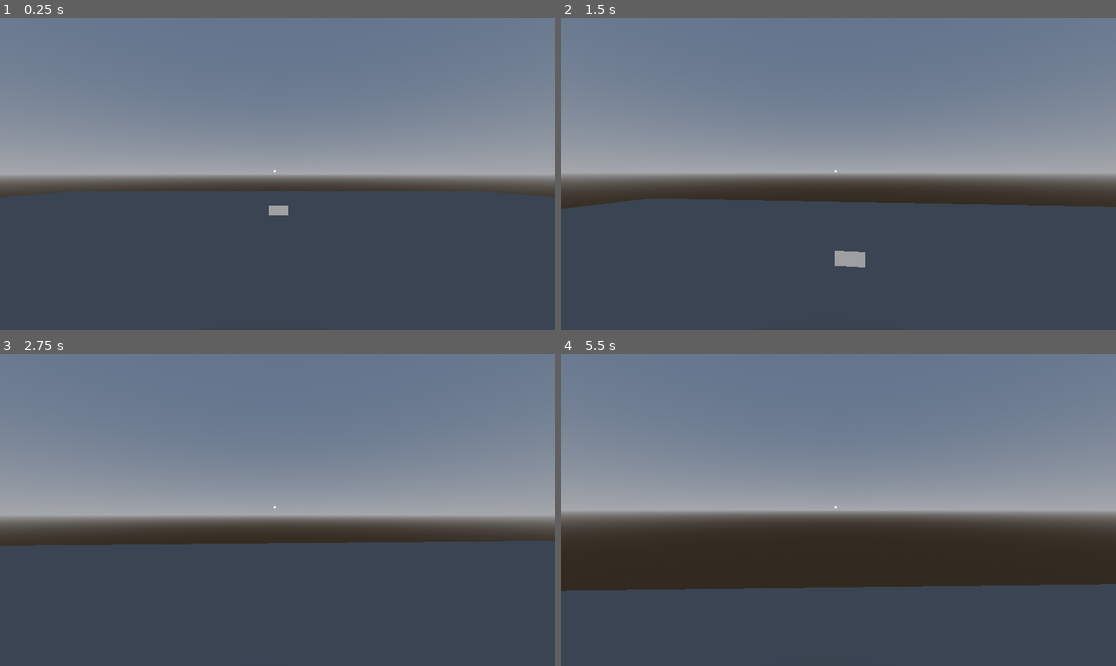
Above: before the commit, frames 1-4 (two rows, left to right).
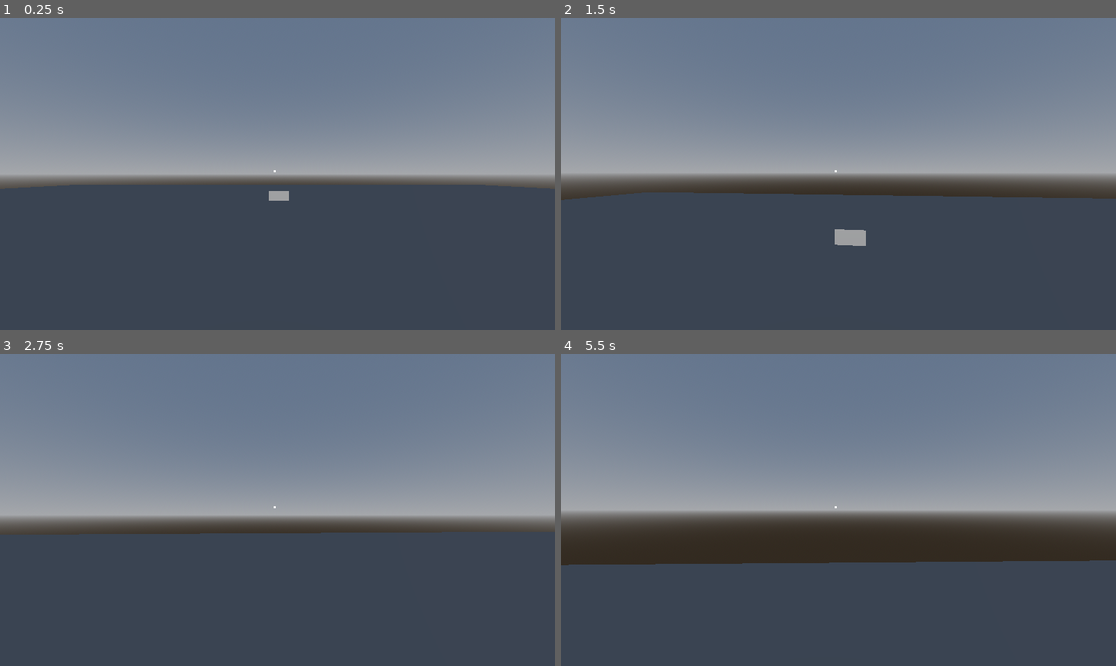
Above: after the commit, the same moments.

Repository: arch-it-ect-9/player-drop-in-scene
Game: Godot game, scene res://test_level.tscn
The game is run twice, just before and just after one commit, with the same random seed, the same clock (stepped at 60 frames per second) and the same inputs.
Inputs (mouse positions are in pixels of both pictures, inside the frame that each line leads up to):
- Up to frame 1 (0.25 s): no input
- Up to frame 2 (1.5 s): tap Enter at 0.5 s; move the mouse to (866, 174) at 0.52 s; hold W (move_forward) from 0.53 s (still down); tap H at 0.6 s; tap Space (jump) at 0.77 s; tap J at 0.8, 1.35 s; move the mouse to (810, 174) at 1.27 s
- Up to frame 3 (2.75 s): keep holding W (move_forward); tap Space (jump) at 1.52 s; tap H at 1.55 s; move the mouse to (288, 503) at 2.02 s; hold Q (drop_item) from 2.03 s (still down); tap J at 2.3 s
- Up to frame 4 (5.5 s): keep holding W (move_forward); move the mouse to (832, 516) at 2.77 s; release Q (drop_item) at 2.78 s; click (832, 516) at 2.85 s; tap Space (jump) at 3.02, 3.77, 4.52 s; tap H at 3.05, 4.55, 5.1 s; move the mouse to (877, 513) at 3.52 s; hold E (interact) 3.53-4.28 s; tap J at 3.8, 5.3 s; move the mouse to (794, 506) at 4.27 s; tap Shift (sprint) at 4.35 s; move the mouse to (844, 510) at 5.02 s

The runs differ from the first frame. In frame 1, 1.4% of the frame differs, in the area x 0-100%, y 53-64%; in frame 2, 2.9%; in frame 3, 3.2%; in frame 4, 7.9%, in the area x 0-100%, y 66-76%.

Commit message:
Latest stable version. Hold and Idle states set. Prepping for hand bone effects.

Diff:
--- a/pickup_cube.tscn
+++ b/pickup_cube.tscn
@@ -12,7 +12,7 @@
 size = Vector3(0.5, 0.5, 0.5)
 
 [node name="PickupCube" type="RigidBody3D"]
-collision_layer = 2
+collision_layer = 4
 script = ExtResource("1_ac8nd")
 
 [node name="CollisionShape3D" type="CollisionShape3D" parent="."]
--- a/player.gd
+++ b/player.gd
@@ -7,6 +7,9 @@
 @export var air_accel := 4.0
 @export var jump_velocity := 4.8
 
+@export var right_hand_socket_path: NodePath
+@onready var right_hand_socket: Node3D = get_node_or_null(right_hand_socket_path) as Node3D
+
 @export_category("Look")
 @export var mouse_sensitivity := 0.0022
 @export_range(0.0, 89.9, 0.1) var max_pitch_degrees := 89.0
@@ -25,6 +28,10 @@
 @export_category("Combat")
 @export var melee_cooldown := 1.0
 
+@export_category("Animation")
+@export var anim_tree_path: NodePath
+@export var debug_anim: bool = false
+
 @onready var head: Node3D = $Head
 @onready var camera: Camera3D = $Head/Camera3D
 @onready var interact_ray: RayCast3D = $Head/InteractRay
@@ -32,9 +39,16 @@
 @onready var hud: CanvasLayer = $HUD
 @onready var crosshair: Control = $HUD/Crosshair
 
+@onready var anim_tree: AnimationTree = get_node_or_null(anim_tree_path) as AnimationTree
+var anim_playback: AnimationNodeStateMachinePlayback = null
+
+
 var held_item: PickupCube = null
 var _held_snapped := false
 var _melee_timer := 0.0
+
+var _was_holding: bool = false
+var _warned_anim_playback_missing: bool = false
 
 var _gravity: float
 var _pitch_rad := 0.0
@@ -51,9 +65,48 @@
 	interact_ray.enabled = true
 	print_debug("[Player] _ready() gravity=%s max_pitch_deg=%s interact_range=%s" % [_gravity, max_pitch_degrees, interact_range]) # debug
 
+	# AnimationTree wiring (optional; fail gracefully if missing)
+	if anim_tree == null:
+		push_warning("[Player] anim_tree is null. anim_tree_path not set or path invalid.")
+	else:
+		anim_tree.active = true
+		print("[Player] anim_tree resolved -> ", anim_tree.get_path())
+		print("[Player] anim_tree.tree_root -> ", anim_tree.tree_root)
+
+		anim_playback = anim_tree.get("parameters/playback") as AnimationNodeStateMachinePlayback
+		if anim_playback == null:
+			push_warning("[Player] anim_playback is null. Tree Root may not be StateMachine or tree not configured.")
+		else:
+			print("[Player] anim_playback current -> ", anim_playback.get_current_node())
+
 	Input.set_mouse_mode(Input.MOUSE_MODE_CAPTURED)
 	camera.current = true
 	print_debug("[Player] mouse captured; camera.current=%s" % [camera.current]) # debug
+
+	# Ensure initial state is consistent (guarded; will no-op if anim not wired)
+	_set_character_hold_state(false, true)
+
+	if right_hand_socket == null:
+		push_warning("[Player] right_hand_socket_path not assigned or invalid.")
+
+
+func _set_character_hold_state(is_holding: bool, force: bool = false) -> void:
+	if (not force) and is_holding == _was_holding:
+		return
+	_was_holding = is_holding
+
+	if anim_playback == null:
+		if not _warned_anim_playback_missing:
+			_warned_anim_playback_missing = true
+			push_warning("[Player] _set_character_hold_state called but anim_playback is null")
+		return
+
+	var state_name := "Hold" if is_holding else "Idle"
+	print("[Player] ANIM travel request -> ", state_name, " (held_item=", held_item, ")")
+	if debug_anim:
+		print("ANIM travel -> %s" % state_name)
+	anim_playback.travel(state_name)
+	print("[Player] ANIM current after travel -> ", anim_playback.get_current_node())
 
 func _unhandled_input(event: InputEvent) -> void:
 	# Toggle mouse capture (Esc)
@@ -61,6 +114,15 @@
 		print_debug("[Player] ui_cancel pressed; toggling mouse capture") # debug
 		_toggle_mouse_capture()
 		return
+
+	# Temporary manual animation override (debug)
+	if event is InputEventKey and event.pressed and not event.echo:
+		if event.keycode == KEY_H:
+			_set_character_hold_state(true, true)
+			return
+		if event.keycode == KEY_J:
+			_set_character_hold_state(false, true)
+			return
 
 	# Ignore gameplay inputs if we don't have captured mouse
 	if Input.get_mouse_mode() != Input.MOUSE_MODE_CAPTURED:
@@ -140,7 +202,8 @@
 	if held_item != null and not _held_snapped:
 		var t: float = clampf(hold_lerp_speed * delta, 0.0, 1.0)
 		var curr_xform: Transform3D = Transform3D(held_item.global_transform.basis, held_item.global_transform.origin)
-		var target_xform: Transform3D = Transform3D(hold_point.global_transform.basis, hold_point.global_transform.origin)
+		var target_node: Node3D = right_hand_socket if right_hand_socket != null else hold_point
+		var target_xform: Transform3D = Transform3D(target_node.global_transform.basis, target_node.global_transform.origin)
 		# Position lerp
 		curr_xform.origin = curr_xform.origin.lerp(target_xform.origin, t)
 		# Rotation slerp using Basis.slerp
@@ -149,8 +212,14 @@
 
 		# Finalize (snap/reparent) when close enough
 		if curr_xform.origin.distance_to(target_xform.origin) <= hold_snap_distance:
-			held_item.on_picked_up(hold_point, true)
+			if right_hand_socket:
+				held_item.reparent(right_hand_socket)
+				held_item.transform = Transform3D.IDENTITY
+			else:
+				push_warning("[Player] RightHandSocket not found. Keeping current parent as fallback.")
 			_held_snapped = true
+			# Trigger Hold only once pickup is finalized (snapped into hand)
+			_set_character_hold_state(true)
 
 	# Log only when we detect a hitch.
 	if delta >= _DEBUG_SPIKE_DELTA_SEC or (_after_move_and_slide_usec - _frame_start_usec) >= _DEBUG_SPIKE_COST_USEC:
@@ -182,6 +251,8 @@
 	# Parent to the current scene root (world)
 	var drop_parent: Node = get_tree().get_current_scene() if get_tree().get_current_scene() != null else get_parent()
 	var drop_transform: Transform3D = held_item.global_transform
+	if right_hand_socket:
+		drop_transform.origin = right_hand_socket.global_transform.origin
 
 	# Call the pickup's drop helper which reparents and restores collisions/physics
 	held_item.on_dropped(drop_parent, drop_transform)
@@ -194,6 +265,7 @@
 	# Clear held state
 	held_item = null
 	_held_snapped = false
+	_set_character_hold_state(false)
 
 func _try_pickup() -> void:
 	if held_item != null:
--- a/player.tscn
+++ b/player.tscn
@@ -1,6 +1,7 @@
-[gd_scene load_steps=3 format=3 uid="uid://b3gqjpq5gcrs1"]
+[gd_scene load_steps=4 format=3 uid="uid://b3gqjpq5gcrs1"]
 
 [ext_resource type="Script" uid="uid://dlgla71iwca0b" path="res://player.gd" id="1_4flbx"]
+[ext_resource type="PackedScene" uid="uid://bordqsg5k5ij0" path="res://tack_truck_cook_visual.tscn" id="2_onrkg"]
 
 [sub_resource type="CapsuleShape3D" id="CapsuleShape3D_sh265"]
 radius = 0.35
@@ -8,19 +9,26 @@
 
 [node name="Player" type="CharacterBody3D"]
 script = ExtResource("1_4flbx")
+anim_tree_path = NodePath("Visuals/TacoTruckCookVisual/AnimationTree")
 
 [node name="CollisionShape3D" type="CollisionShape3D" parent="."]
+transform = Transform3D(1, 0, 0, 0, 1, 0, 0, 0, 1, 0, 0.7626661, 0)
 shape = SubResource("CapsuleShape3D_sh265")
 
 [node name="Head" type="Node3D" parent="."]
-transform = Transform3D(1, 0, 0, 0, 1, 0, 0, 0, 1, 0, 1.4, 0)
+transform = Transform3D(1, 0, 0, 0, 1, 0, 0, 0, 1, 0, 1.4, -0.18575372)
 
 [node name="Camera3D" type="Camera3D" parent="Head"]
+cull_mask = 1048573
 current = true
 
+[node name="HandTarget" type="Marker3D" parent="Head/Camera3D"]
+transform = Transform3D(1, 0, 0, 0, 1, 0, 0, 0, 1, 0.21892929, -0.28544313, -0.41738895)
+
 [node name="InteractRay" type="RayCast3D" parent="Head"]
+exclude_parent = false
 target_position = Vector3(0, 0, -3)
-collision_mask = 3
+collision_mask = 4
 
 [node name="HoldPoint" type="Marker3D" parent="Head"]
 transform = Transform3D(0.9547608, 0.11619362, 0.27373502, 0, 0.92050487, -0.39073113, -0.29737487, 0.37305477, 0.87886196, 0.33, -0.135, -1.145)
@@ -48,3 +56,7 @@
 layout_mode = 0
 offset_right = 4.0
 offset_bottom = 4.0
+
+[node name="Visuals" type="Node3D" parent="."]
+
+[node name="TacoTruckCookVisual" parent="Visuals" instance=ExtResource("2_onrkg")]
--- /dev/null
+++ b/tack_truck_cook_visual.tscn
@@ -0,0 +1,47 @@
+[gd_scene load_steps=8 format=3 uid="uid://bordqsg5k5ij0"]
+
+[ext_resource type="PackedScene" uid="uid://sk2fj4yneb8l" path="res://models/taco_truck_cook_rig_clean.glb" id="1_t15mf"]
+
+[sub_resource type="AnimationNodeAnimation" id="AnimationNodeAnimation_t15mf"]
+animation = &"Hold"
+
+[sub_resource type="AnimationNodeAnimation" id="AnimationNodeAnimation_e5502"]
+animation = &"Idle"
+
+[sub_resource type="AnimationNodeStateMachineTransition" id="AnimationNodeStateMachineTransition_8dw20"]
+xfade_time = 0.15
+reset = false
+advance_mode = 0
+
+[sub_resource type="AnimationNodeStateMachineTransition" id="AnimationNodeStateMachineTransition_02wil"]
+reset = false
+advance_mode = 0
+
+[sub_resource type="AnimationNodeStateMachineTransition" id="AnimationNodeStateMachineTransition_t15mf"]
+reset = false
+advance_mode = 0
+
+[sub_resource type="AnimationNodeStateMachine" id="AnimationNodeStateMachine_xwt7t"]
+states/Hold/node = SubResource("AnimationNodeAnimation_t15mf")
+states/Hold/position = Vector2(637, 69)
+states/Idle/node = SubResource("AnimationNodeAnimation_e5502")
+states/Idle/position = Vector2(320, 69)
+states/Start/position = Vector2(121, 135)
+transitions = ["Idle", "Hold", SubResource("AnimationNodeStateMachineTransition_8dw20"), "Start", "Idle", SubResource("AnimationNodeStateMachineTransition_02wil"), "Hold", "Idle", SubResource("AnimationNodeStateMachineTransition_t15mf")]
+graph_offset = Vector2(45.674526, 0)
+
+[node name="TacoTruckCookVisual" type="Node3D"]
+
+[node name="Model" parent="." instance=ExtResource("1_t15mf")]
+
+[node name="BoneAttachment3D" type="BoneAttachment3D" parent="Model/TacoTruckCook_Rig/Skeleton3D" index="2"]
+transform = Transform3D(1, -1.4210855e-14, -1.24676856e-08, 1.222557e-08, -0.1961162, 0.9805806, -2.4451197e-09, -0.9805806, -0.1961162, 0.30485082, 0.7149767, -0.020323386)
+bone_name = "hand.R"
+bone_idx = 5
+
+[node name="AnimationTree" type="AnimationTree" parent="."]
+root_node = NodePath("../Model")
+tree_root = SubResource("AnimationNodeStateMachine_xwt7t")
+anim_player = NodePath("../Model/AnimationPlayer")
+
+[editable path="Model"]
Binary file added: models/taco_truck_cook_rig_clean.glb
Binary file added: models/taco_truck_cook_rig_clean_MAT_Apron_img.png
Binary file added: models/taco_truck_cook_rig_clean_MAT_Black_img.png
Binary file added: models/taco_truck_cook_rig_clean_MAT_Boot_img.png
Binary file added: models/taco_truck_cook_rig_clean_MAT_Glove_img.png
Binary file added: models/taco_truck_cook_rig_clean_MAT_Hair_img.png
Binary file added: models/taco_truck_cook_rig_clean_MAT_Skin_img.png
Binary file added: taco_truck_cook_rig_clean_MAT_Apron_img.png
Binary file added: taco_truck_cook_rig_clean_MAT_Black_img.png
Binary file added: taco_truck_cook_rig_clean_MAT_Boot_img.png
Binary file added: taco_truck_cook_rig_clean_MAT_Glove_img.png
Binary file added: taco_truck_cook_rig_clean_MAT_Hair_img.png
(and 2 more such lines)
